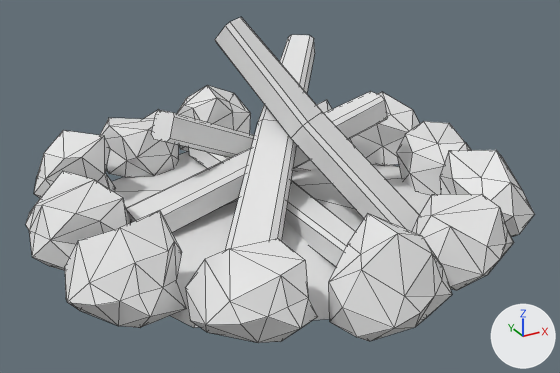
A saved change to the FBX model Assets/Environment/hoguera.fbx.
Before and after are seen from a 50 mm camera at (-0.01278, -0.02392, 0.01295) aimed at (-0.00009, -0.00085, 0.00142). Arrows for +X, +Y and +Z are at lower right; the lights stay in place. Mesh edges are drawn as thin lines. Materials are left out; every surface is plain grey. Where no turn or scale is listed for an object, it has been applied to the vertices.

Names of what the first picture shows: 'Hoguera'.
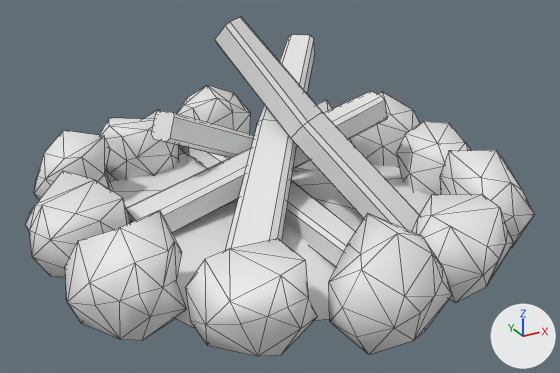
What differs and where, as boxes [x1, y1, x2, y2] in the pictures (560 x 373 px):
'Hoguera', reshaped
    before: [26, 17, 534, 343]
    after: [25, 17, 534, 356]
part 1 of me_mesh, cut back
    before: [33, 147, 519, 343]
    after: [25, 147, 532, 356]

Patch to the scene script:
```diff
--- a/Assets/Environment/hoguera.fbx.py
+++ b/Assets/Environment/hoguera.fbx.py
@@ me_mesh @@
 # used by ob_hoguera; location = (0.0, 0.0, 0.0)
-me_mesh.from_pydata(...)  # 471 vertices, 734 faces; spans x -0.0091..0.0092, y -0.0096..0.0094, z -0.0011..0.0072
+me_mesh.from_pydata(...)  # 471 vertices, 698 faces; spans x -0.0091..0.0092, y -0.0096..0.0094, z -0.0011..0.0072
+# me_mesh part 1
+# 36 faces are deleted
+# 55 vertices in x -0.0084..0.0087, y -0.009..0.0089, z 0.0 move by (0.0, 0.0, -0.0005)
+# 5 vertices in x -0.0085..-0.0055, y -0.0013..0.0027, z -0.0001 move by (0.0, 0.0, -0.0004)
+# me_mesh part 2: the surface is now shaded smooth
```
